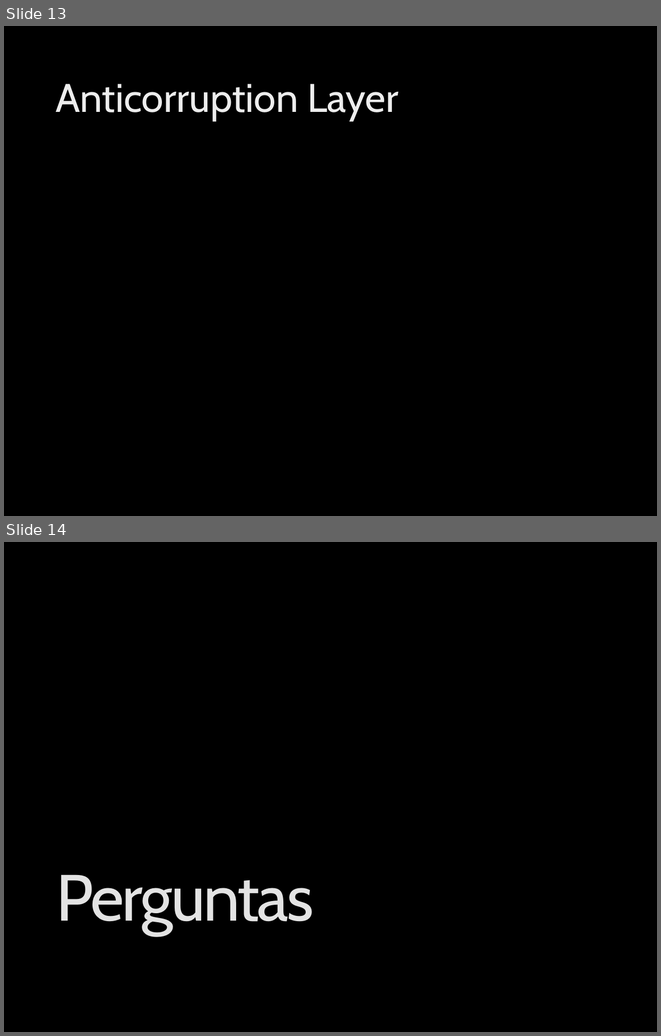
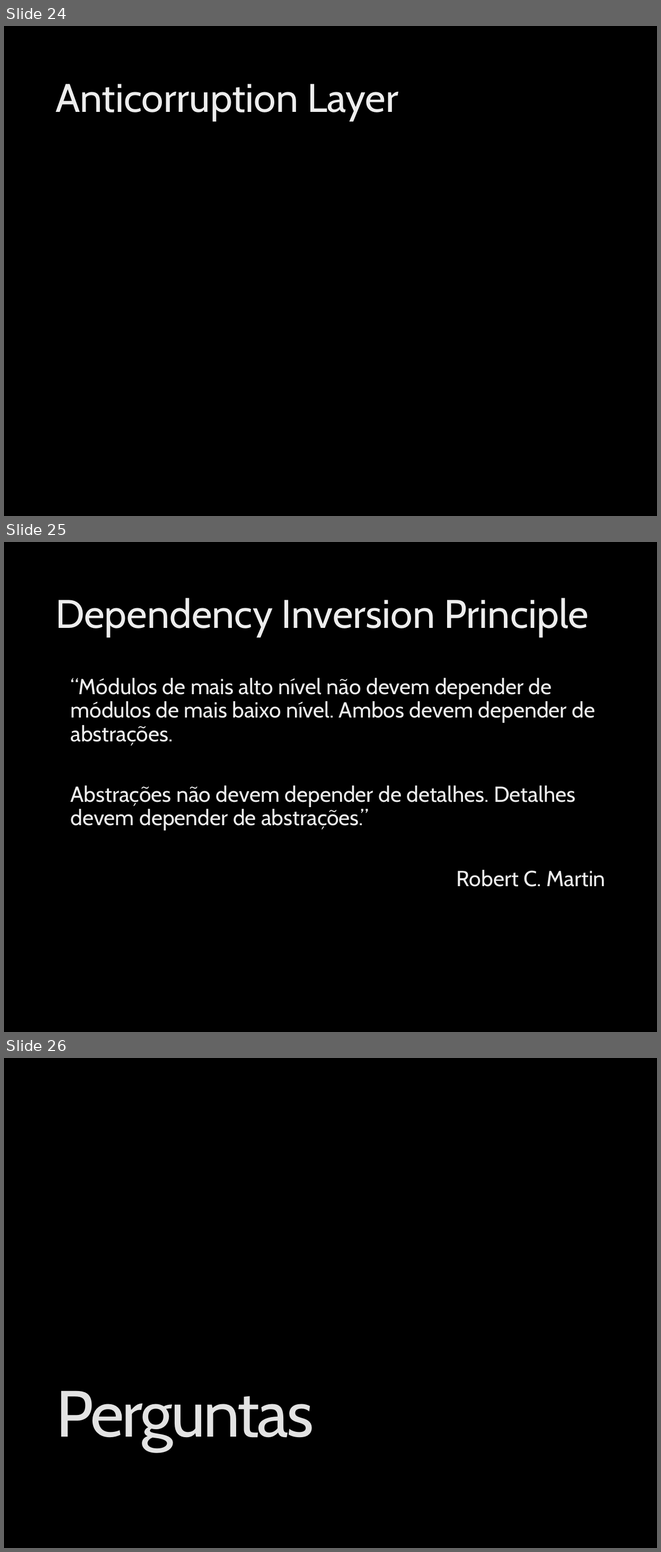
Before and after one commit to ivanpaulovich/event-sourcing-jambo, a slide deck: docs/Introdução ao Domain-Driven-Design (DDD).pptx. Shown one above the other, each under a label of ours: slides 13 and 14 before the commit, slides 24, 25 and 26 after it. The pictures are 661x1036 and 661x1552 pixels, drawn with LibreOffice and Linux fonts; fonts in the diff are those of the drawing; background and template pictures are left out. Boxes give left, top, right and bottom in pixels: in the first picture for what was removed or moved away, otherwise in the second. Text is boxed around its words. In the diff, an @@ line names an element or a change of style, - is before the commit and + after.

```diff
--- a/docs/Introdução ao Domain-Driven-Design (DDD).pptx
+++ b/docs/Introdução ao Domain-Driven-Design (DDD).pptx
@@ slide 25 added at box(4, 542, 657, 1032), background picture (left out) @@
@@ title added at box(55, 598, 589, 636), 44 pt, text gradient #DEDEDE to #EDEDED to #FFFFFF @@
+Dependency Inversion Principle
@@ text added at box(70, 678, 606, 886), 24 pt, text gradient #DEDEDE to #EDEDED to #FFFFFF @@
+“Módulos de mais alto nível não devem depender de módulos de mais baixo nível. Ambos devem depender de abstrações.
+Abstrações não devem depender de detalhes. Detalhes devem depender de abstrações.”
+Robert C. Martin
@@ what was slide 13 is now slide 24 @@
@@ what was slide 14 is now slide 26 @@
```
Also in this commit, not shown: 4 slides changed, 11 other slides added, 4 other files.
